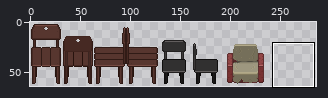
A sprite sheet gets an edit: public/assets/objects/chairs.png. Above, an overview of the earlier version with the close-up marked.
Close-up. Before the edit:
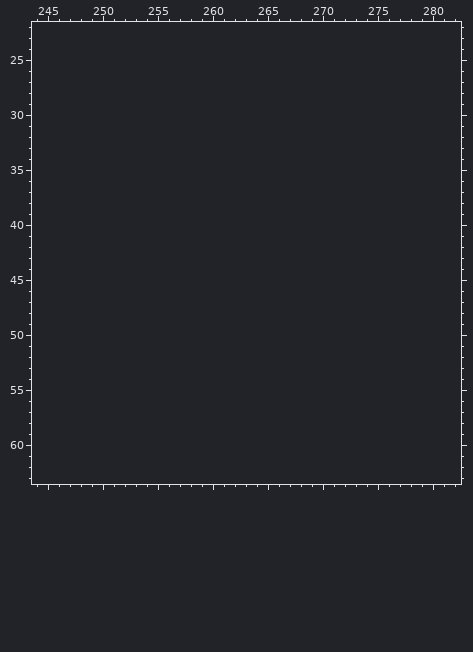
The file is 240x64 pixels. Colours within 5 levels of each other are drawn and written as one. Shown: x 244..282, y 22..63. The old version is drawn lined up with the new one, on the new canvas. The wide view leaves out empty margins. The commit also changed other parts of the picture, which this record leaves out.
After:
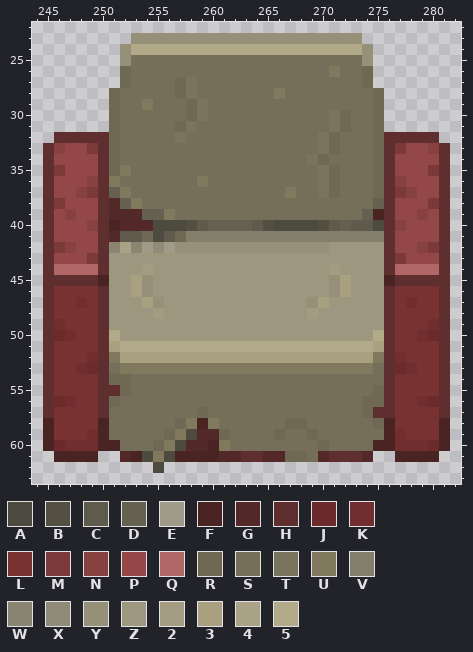
Palette (. is transparent): A #4d4a3f  B #535043  C #5f5b4c  D #656151  E #a09b89  F #4a2323  G #532828  H #5f2f2f  J #6c2a2a  K #722e2e  L #783232  M #7b3939  N #874141  P #934747  Q #b26767  R #6f6953  S #756f5a  T #7b745d  U #81795e  V #847f6b  W #8a8570  X #908b77  Y #979078  Z #9d977f  2 #a39c82  3 #a9a07f  4 #a9a287  5 #b2a989
Change:
canvas 240x64 -> 288x64
Changed rows in their new state; - is an unchanged pixel.
first column x 245:
23 --------YYYYYYYYYYYYYYYYYYYYY--------
24 -------Y555555555555555555555Y-------
25 -------YSSSSSSSSSSSSSSSSSSSSSY-------
26 -------RSSSSSSSSSSSSSSSSSSUSSR-------
27 -------RSSSSRTSSSSSSSSSSSSSSSR-------
28 ------RSSSSSRTSSSSSSSUSSSSSSSSR------
29 ------RSSUSSSRTSSSSSSSSSSSSSSSR------
30 ------RSSSSSSRTSSSSSSSSSSSTRSSR------
31 ------RSSSSSRTSSSSSSSSSSSSTRSSR------
32 -HHHHHRSSSSSTSSSSSSSSSSSSTRSSSRHHHHH-
33 HNPPMHRSSSSSSSSSSSSSSSSSSTRSSSRHMPPNH
34 HPPPPHRSSSSSSSSSSSSSSSSSTRSSSSRHPPPPH
35 HMPPPHRUSSSSSSSSSSSSSSSSSTRSSSRHPPPMH
36 HPPPNHUSSSSSSSUSSSSSSSSSSTRSSSRHNPPPH
37 HPPNMHDUSSSSSSSSSSSSSSUSSTRSSSRHMNPPH
38 HMPPPHGDUSSSSSSSSSSSSSSSSSSSSSDHPPPMH
39 HPNPPHGGGDDUSSSSSSSSSSSSSSSSSDFHPPNPH
40 HPPPNHFGGGAAABCDDDDCBAAAABCDCCAHNPPPH
41 HPPPPHGCCRACRVVVVVVVVVVVVVVVVVVHPPPPH
42 HMNPPHW4WEXEYYYYYYYYYYYYYYZZZZZHPPNMH
43 HPPPMHZZZZZZZZZZZZZZZZZZZZZZZZZHMPPPH
44 HQQQQHZZZ2ZZZZZZZZZZZZZZZZ2ZZZZHQQQQH
45 HHHHHFZZ3YZZZZZZZZZZZZZZZZY3ZZZFHHHHH
46 HLLLLHZZ3YZZZZZZZZZZZZZZZZY3ZZZHLLLLH
47 HLLKLHZZZ3YZZZZZZZZZZZZZY3ZZZZZHLKLLH
48 HLLLLHZZZZ2ZZZZZZZZZZZZZ2ZZZZZZHLLLLH
49 HKLLLHZZZZZZZZZZZZZZZZZZZZZZZZZHLLLKH
50 HJKLLH5ZZZZZZZZZZZZZZZZZZZZZZZ5HLLKJH
51 HLLLLH3555555555555555555555553HLLLLH
52 HLLLKHU33333333333333333333333UHKLLLH
53 HLLKJHSUUUUUUUUUUUUUUUUUUUUUUUSHJKLLH
54 HLLLLHRRSSSSSSSSSSSSSSSSSSSSSSSHLLLLH
55 HLLLLHHRSSSSSSSSSSSSSSSSSSSSSSRHLLLLH
56 HJKLLHRSSSSSSSSSSSSSSSSSSSSSSRRHLLKJH
57 HLLLLHSSSSSSSSRSSSSSSSSSSSSSSRHHLLLLH
58 FLLLLFSSSSSSRUFUSSSSSSRRSSSSSSRFLLLLF
59 FLLLKFSSSSSRUAGGRSSSSRSSRSSSSSSFKLLLF
60 FJKKKFFSSSRUAGGFUSSSSSSSSRSSSSFFKKKJF
61 -FFFF--GFAUAFFFFGGHHGGRRSGHHHG--FFFF-
62 ----------A--------------------------
Changed places in both close-ups, as pixel boxes (x1, y1, x2, y2):
added: (43, 33, 450, 473)
